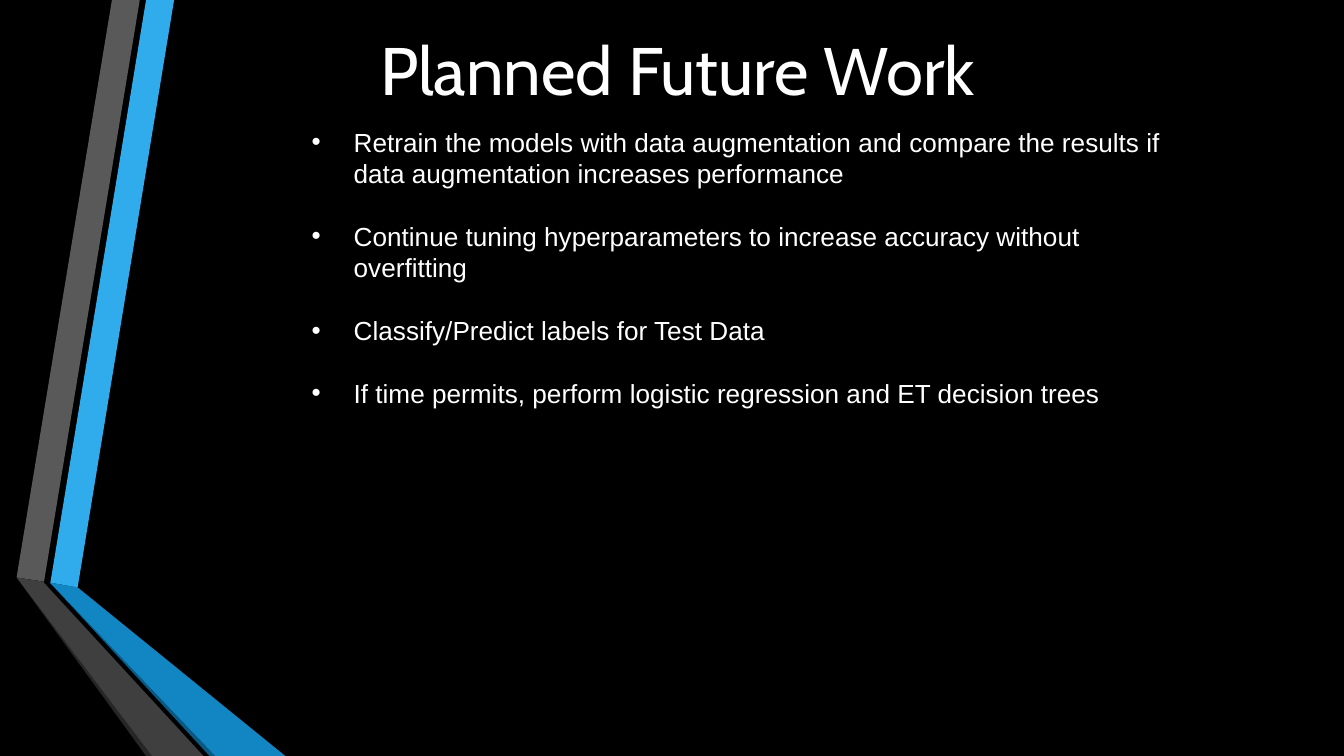
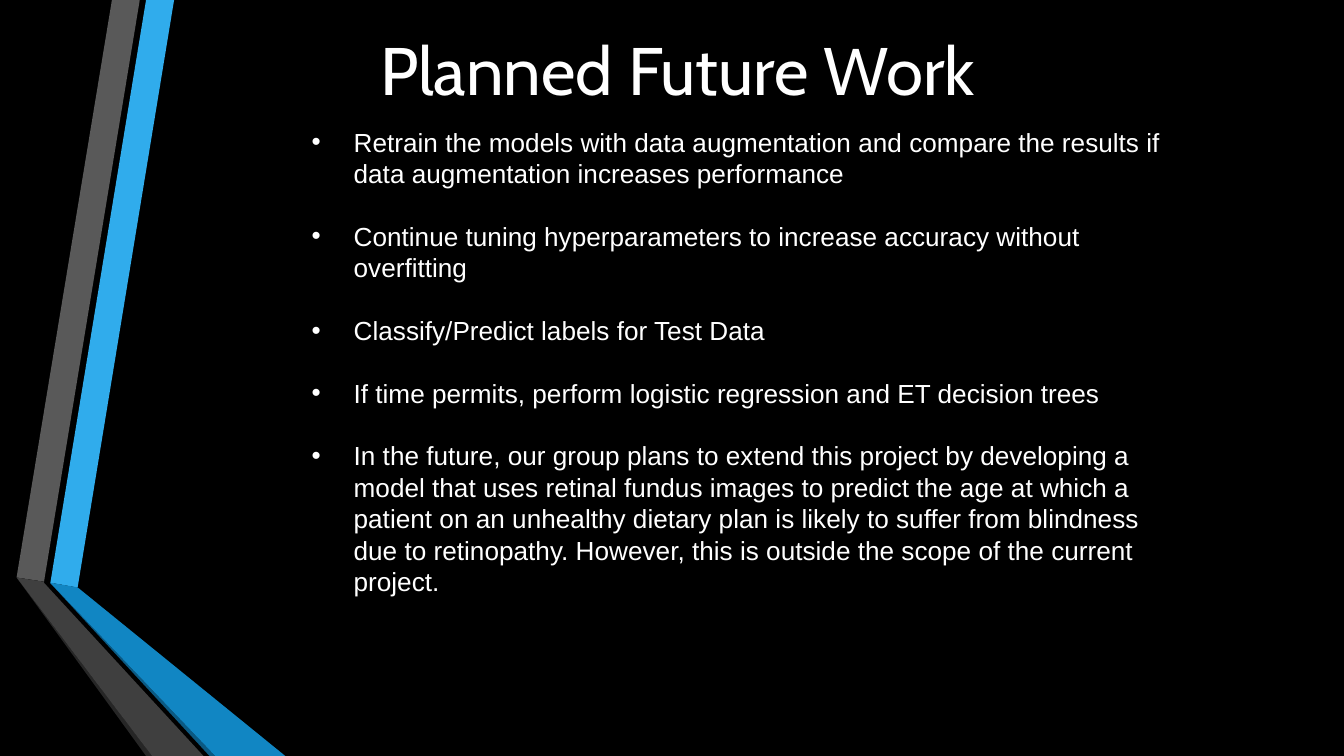
Before and after one commit to Girish-Rajani/Blindess_Detection_Deep_Learning, a slide deck: slide 13 of Blindness Detection Presentation.pptx. Drawn at 1344x756 pixels with LibreOffice and Linux fonts; fonts in the diff are those of the drawing. Boxes give left, top, right and bottom in pixels: in the first picture for what was removed or moved away, otherwise in the second. Text is boxed around its words. In the diff, an @@ line names an element or a change of style, - is before the commit and + after.

Commit message:
Add files via upload
Added a 5th point in Planned Future work slide and Thank you slide

```diff
--- a/Blindness Detection Presentation.pptx
+++ b/Blindness Detection Presentation.pptx
@@ text at box(354, 446, 1139, 597): paragraph added @@
+• In the future, our group plans to extend this project by developing a model that uses retinal fundus images to predict the age at which a patient on an unhealthy dietary plan is likely to suffer from blindness due to retinopathy. However, this is outside the scope of the current project.
```
Also in this commit, not shown: 1 other slide changed, 1 slide added.
